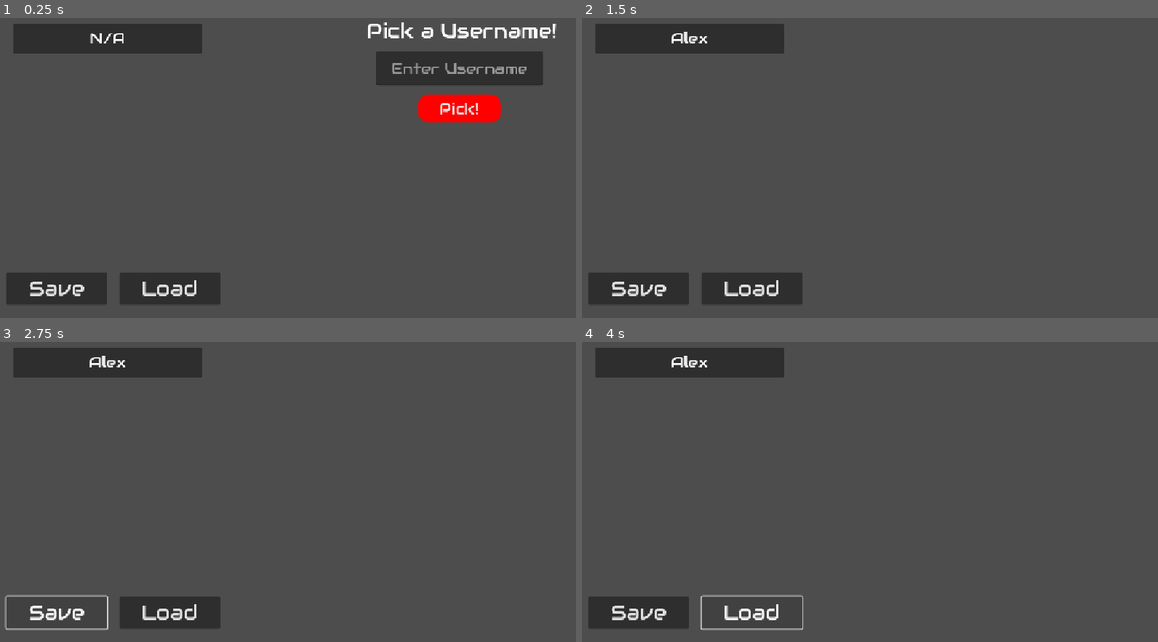
Above: before the commit, frames 1-4 (two rows, left to right).
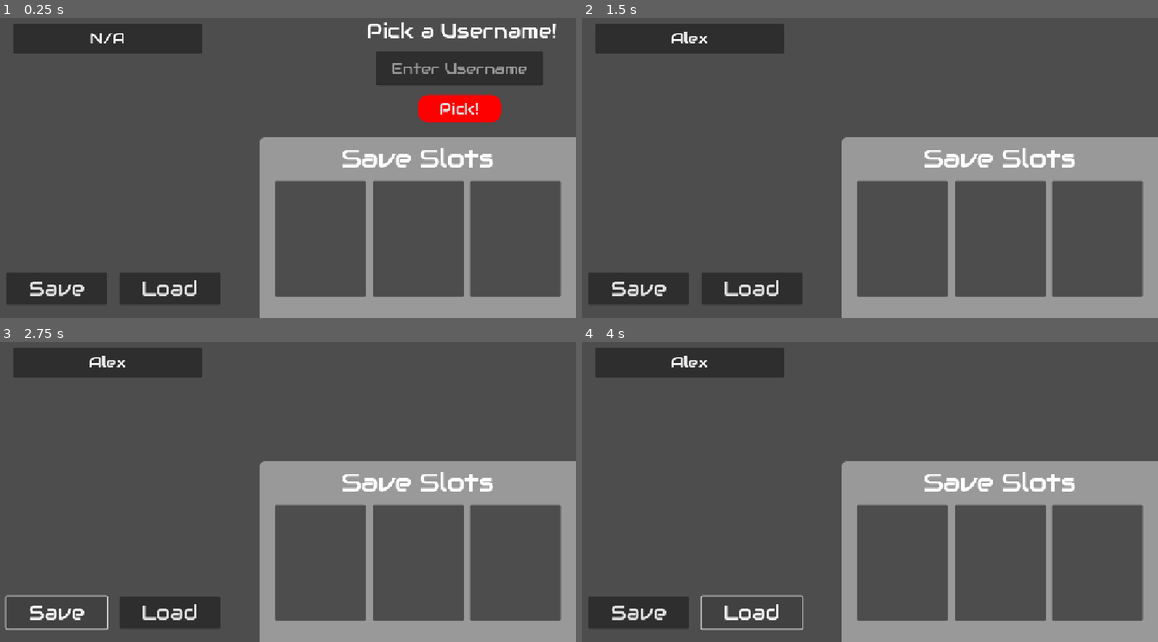
Above: after the commit, the same moments.

Repository: PenguWoodGanon/Path-of-Pablo
Game: Godot game, scene res://Scenes/profile.tscn
Same seed, same stepped clock (60 frames per second), same inputs: the game is played once before the commit and once after it. This scene is started directly instead of the project's main scene.
Inputs (mouse positions are in pixels of both pictures, inside the frame that each line leads up to):
- Up to frame 1 (0.25 s): no input
- Up to frame 2 (1.5 s): click (1042, 69) at 0.52 s; type "Alex" at 0.6 s; click "Pick!" at 1.25 s
- Up to frame 3 (2.75 s): click "Save" at 2 s
- Up to frame 4 (4 s): click "Load" at 2.75 s; hold D (right) from 3.53 s (still down); tap C (character_selection) at 3.6 s; tap W (jump) at 3.77 s

The runs differ from the first frame. In frame 1, 15% of the frame differs, in the area x 45-100%, y 39-100%; in frame 2, 15%; in frame 3, 15%; in frame 4, 15%.

Commit message:
Edited Save Slots

Diff:
--- a/Godot - Path of Pablo/Scenes/profile.tscn
+++ b/Godot - Path of Pablo/Scenes/profile.tscn
@@ -9,6 +9,9 @@
 corner_radius_top_right = 20
 corner_radius_bottom_right = 20
 corner_radius_bottom_left = 20
+
+[sub_resource type="StyleBoxFlat" id="StyleBoxFlat_yml3r"]
+corner_radius_top_left = 10
 
 [node name="Profile" type="Control"]
 layout_mode = 3
@@ -108,6 +111,53 @@
 theme_override_styles/focus = SubResource("StyleBoxFlat_b77ww")
 text = "Pick!"
 
+[node name="Save Slots" type="Panel" parent="."]
+layout_mode = 1
+anchors_preset = 12
+anchor_top = 1.0
+anchor_right = 1.0
+anchor_bottom = 1.0
+offset_left = 526.0
+offset_top = -358.0
+grow_horizontal = 2
+grow_vertical = 0
+theme_override_styles/panel = SubResource("StyleBoxFlat_yml3r")
+
+[node name="Save 1" type="Node" parent="Save Slots"]
+
+[node name="Main" type="Panel" parent="Save Slots/Save 1"]
+offset_left = 556.0
+offset_top = 376.0
+offset_right = 736.0
+offset_bottom = 606.0
+
+[node name="Save 2" type="Node" parent="Save Slots"]
+
+[node name="Main2" type="Panel" parent="Save Slots/Save 2"]
+offset_left = 750.0
+offset_top = 376.0
+offset_right = 930.0
+offset_bottom = 606.0
+
+[node name="Save 3" type="Node" parent="Save Slots"]
+
+[node name="Main3" type="Panel" parent="Save Slots/Save 3"]
+offset_left = 942.0
+offset_top = 376.0
+offset_right = 1122.0
+offset_bottom = 606.0
+
+[node name="Label" type="Label" parent="Save Slots"]
+layout_mode = 1
+anchors_preset = 10
+anchor_right = 1.0
+offset_bottom = 83.0
+grow_horizontal = 2
+theme_override_font_sizes/font_size = 50
+text = "Save Slots"
+horizontal_alignment = 1
+vertical_alignment = 1
+
 [connection signal="pressed" from="Save" to="." method="_on_save_pressed"]
 [connection signal="pressed" from="Load" to="." method="_on_load_pressed"]
 [connection signal="pressed" from="UsernamePick/Verify" to="." method="_on_verify_pressed"]
Not shown: 1 places in Godot - Path of Pablo/Scenes/profile.tscn that only renumber resources
